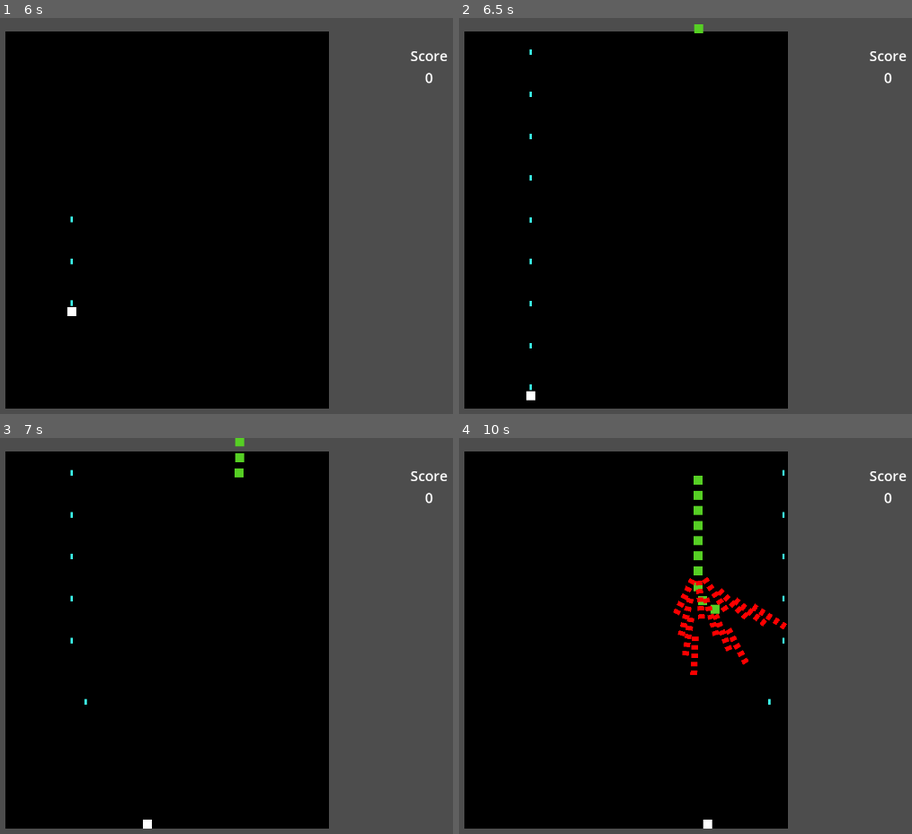
Above: before the commit, frames 1-4 (two rows, left to right).
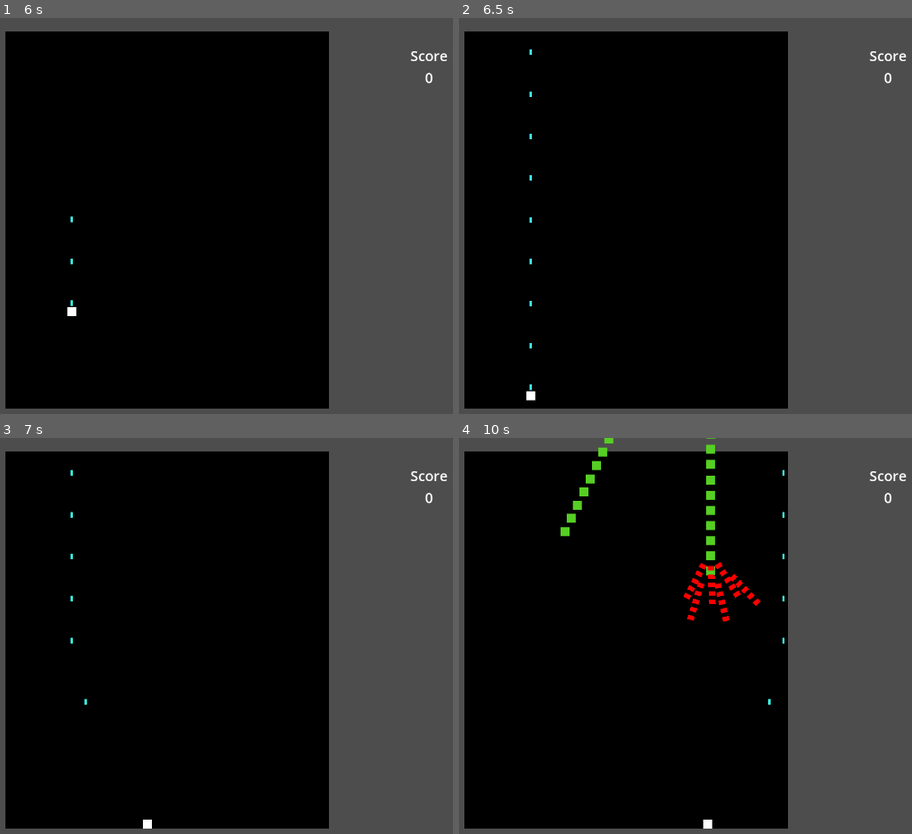
Above: after the commit, the same moments.

Repository: lukeledvina/Bullet-Hell-Godot
Game: Godot game, scene res://Scenes/main_menu.tscn
Two runs of this game, one before a commit and one after it. Both use one fixed random seed, a clock stepped at 60 frames per second and the inputs below.
Inputs:
- Up to frame 1 (6 s): click "Play" at 0.5 s; tap Enter at 1.25 s; hold D (right) 1.28-2.03 s; hold Space (shoot) 1.28-2.03 s; hold S (down) 2.03-2.78 s; tap Space (shoot) at 2.1, 3.6, 5.1 s; hold D (right) 2.78-3.53 s; hold Space (shoot) 2.78-3.53 s; hold W (up) 3.53-4.28 s; hold Space (shoot) 4.28-5.03 s; hold A (left) 4.28-5.78 s; hold S (down) from 5.78 s (still down); hold Space (shoot) from 5.78 s (still down)
- Up to frame 2 (6.5 s): keep holding S (down); keep holding Space (shoot)
- Up to frame 3 (7 s): release S (down) at 6.53 s; release Space (shoot) at 6.53 s; hold D (right) from 6.53 s (still down); tap Space (shoot) at 6.6 s
- Up to frame 4 (10 s): release D (right) at 7.28 s; hold W (up) 7.28-8.03 s; hold Space (shoot) 7.28-8.03 s; hold D (right) 8.03-8.78 s; tap Space (shoot) at 8.1, 9.6 s; hold S (down) 8.78-9.53 s; hold Space (shoot) 8.78-9.53 s; hold A (left) from 9.53 s (still down)

Frame 1 is identical in both runs. In frame 2, less than 0.1% of the frame differs, in the area x 51-54%, y 1-4%; in frame 3, 0.1%; in frame 4, 2.7%, in the area x 22-73%, y 0-60%.

Commit message:
Abstracted enemy spawning code, added secondary path

Diff:
--- a/Scenes/level.tscn
+++ b/Scenes/level.tscn
@@ -13,13 +13,20 @@
 }
 point_count = 5
 
+[sub_resource type="Curve2D" id="Curve2D_lyan0"]
+_data = {
+"points": PackedVector2Array(0, 0, 0, 0, 615, -12, 17.9336, -20.7652, -17.9336, 20.7652, 480, 264, 0, 0, 0, 0, 393, 300, 46.2498, 25.4846, -46.2498, -25.4846, 269, 269, 0, 0, 0, 0, 211, -13)
+}
+point_count = 5
+
 [sub_resource type="Theme" id="Theme_nivjr"]
 default_font_size = 25
 
 [sub_resource type="RectangleShape2D" id="RectangleShape2D_hygon"]
-size = Vector2(184, 20)
 
 [sub_resource type="RectangleShape2D" id="RectangleShape2D_oukaf"]
+
+[sub_resource type="RectangleShape2D" id="RectangleShape2D_w8psa"]
 
 [node name="Level" type="Node2D"]
 script = ExtResource("1_7nvdc")
@@ -54,16 +61,13 @@
 shape = SubResource("RectangleShape2D_btfw6")
 
 [node name="Enemies" type="Node2D" parent="Game"]
-position = Vector2(527, 165)
 
 [node name="Path2D" type="Path2D" parent="Game/Enemies"]
-position = Vector2(-527, -165)
+position = Vector2(22, -30)
 curve = SubResource("Curve2D_whbn0")
 
-[node name="PathFollow2D" type="PathFollow2D" parent="Game/Enemies/Path2D"]
-position = Vector2(769, -24)
-rotates = false
-loop = false
+[node name="Path2D2" type="Path2D" parent="Game/Enemies"]
+curve = SubResource("Curve2D_lyan0")
 
 [node name="Player" parent="Game" instance=ExtResource("1_lemwu")]
 position = Vector2(628, 580)
@@ -107,19 +111,29 @@
 collision_mask = 64
 
 [node name="CollisionShape2D" type="CollisionShape2D" parent="Game/LevelProgressionArea"]
-position = Vector2(85, -3)
 shape = SubResource("RectangleShape2D_hygon")
 
 [node name="LevelProgressionPoints" type="Node2D" parent="."]
 
 [node name="LevelProgress1" type="Area2D" parent="LevelProgressionPoints"]
 position = Vector2(0, -50)
-collision_layer = 64
+collision_layer = 0
 collision_mask = 64
 
 [node name="CollisionShape2D" type="CollisionShape2D" parent="LevelProgressionPoints/LevelProgress1"]
 shape = SubResource("RectangleShape2D_oukaf")
 
+[node name="LevelProgress2" type="Area2D" parent="LevelProgressionPoints"]
+position = Vector2(0, -55)
+collision_layer = 0
+collision_mask = 64
+
+[node name="CollisionShape2D" type="CollisionShape2D" parent="LevelProgressionPoints/LevelProgress2"]
+shape = SubResource("RectangleShape2D_w8psa")
+
 [node name="EnemyProjectiles" type="Node" parent="."]
 
+[node name="PlayerProjectiles" type="Node" parent="."]
+
 [connection signal="area_entered" from="LevelProgressionPoints/LevelProgress1" to="." method="_on_level_progress_1_area_entered"]
+[connection signal="area_entered" from="LevelProgressionPoints/LevelProgress2" to="." method="_on_level_progress_2_area_entered"]
--- a/Scripts/Player.gd
+++ b/Scripts/Player.gd
@@ -15,15 +15,14 @@
 @onready var animation_player: AnimationPlayer = $AnimationPlayer
 @onready var collision_shape: CollisionShape2D = $CollisionShape2D
 @onready var projectile_cooldown: Timer = $ProjectileCooldown
+@onready var player_projectile_container: Node = $"../../PlayerProjectiles"
 
 
 func _process(_delta):
 	if Input.is_action_pressed("shoot") and can_shoot:
 		var projectile = projectile_scene.instantiate()
 		projectile.global_position = global_position
-		var root = get_tree().get_root()
-		var current_scene = root.get_child(root.get_child_count()-1)
-		current_scene.add_child.call_deferred(projectile)
+		player_projectile_container.add_child.call_deferred(projectile)
 		can_shoot = false
 		projectile_cooldown.start()
 
@@ -59,6 +58,6 @@
 
 func _on_player_death_timer_timeout():
 	collision_shape.call_deferred("set_disabled", false)
-	global_position = spawn_pos
+	position = spawn_pos
 	is_dead = false
 	can_be_damaged = true
--- a/Scripts/level.gd
+++ b/Scripts/level.gd
@@ -4,9 +4,9 @@
 
 @onready var player: CharacterBody2D = $Game/Player
 @onready var score_number_label: Label = $Game/UserInterface/MarginContainer/VBoxContainer/ScoreNumber
-@onready var enemies: Node2D = $Game/Enemies/Path2D/PathFollow2D
 @onready var game: Node2D = $Game
-@onready var enemy_path: Path2D = $Game/Enemies/Path2D
+@onready var enemy_path_1: Path2D = $Game/Enemies/Path2D
+@onready var enemy_path_2: Path2D = $Game/Enemies/Path2D2
 @onready var enemy_projectile_container: Node = $EnemyProjectiles
 
 var game_scroll_speed: int = 5
@@ -30,15 +30,20 @@
 
 	player.death()
 
-
-func _on_level_progress_1_area_entered(_area):
-	for i in range(10):
+func spawn_enemies(amount: int, path: Path2D, enemy_type: PackedScene, time: float):
+	for i in range(amount):
 		var path_follow: PathFollow2D = PathFollow2D.new()
 		path_follow.rotates = false
 		path_follow.loop = false
-		var new_bug: CharacterBody2D = bug.instantiate()
-		path_follow.add_child(new_bug)
-		new_bug.connect("enemy_killed", _on_enemy_killed)
-		new_bug.connect("enemy_projectile_created", _on_enemy_projectile_created)
-		enemy_path.call_deferred("add_child", path_follow)
-		await get_tree().create_timer(0.3).timeout
+		var new_enemy: CharacterBody2D = enemy_type.instantiate()
+		path_follow.add_child(new_enemy)
+		new_enemy.connect("enemy_killed", _on_enemy_killed)
+		new_enemy.connect("enemy_projectile_created", _on_enemy_projectile_created)
+		path.call_deferred("add_child", path_follow)
+		await get_tree().create_timer(time).timeout
+
+func _on_level_progress_1_area_entered(_area):
+	spawn_enemies(10, enemy_path_1, bug, 0.3)
+
+func _on_level_progress_2_area_entered(_area):
+	spawn_enemies(15, enemy_path_2, bug, 0.3)
Not shown: 1 places in Scenes/level.tscn that only renumber resources
